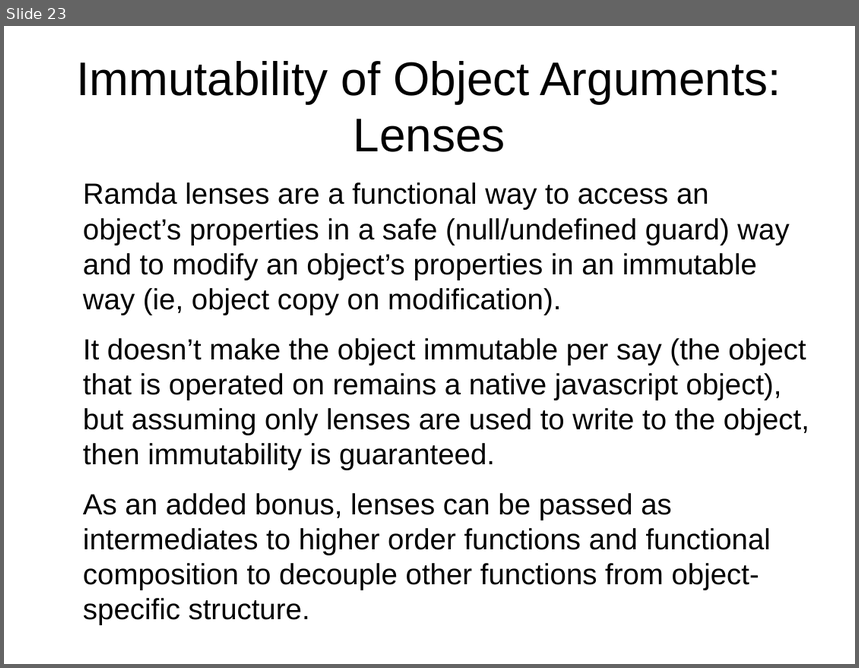
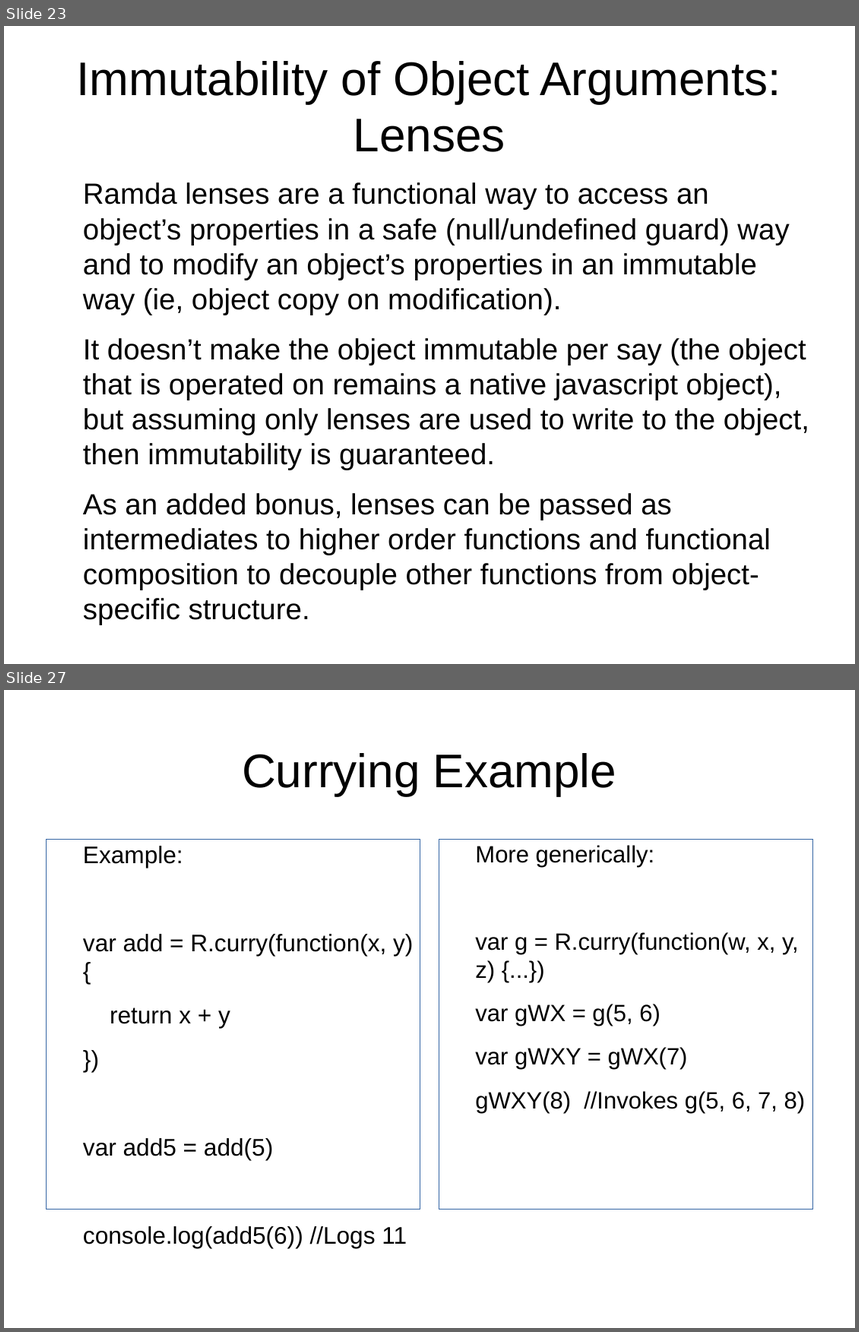
Before and after one commit to Magnitus-/FunctionalJsPresentation, a slide deck: Slides.odp. Shown one above the other, each under a label of ours: slide 23 before the commit, slides 23 and 27 after it; the slides between them are not shown. The pictures are 859x668 and 859x1332 pixels, drawn with LibreOffice and Linux fonts; fonts in the diff are those of the drawing. Boxes give left, top, right and bottom in pixels: in the first picture for what was removed or moved away, otherwise in the second. Text is boxed around its words. In the diff, an @@ line names an element or a change of style, - is before the commit and + after.

```diff
--- a/Slides.odp
+++ b/Slides.odp
@@ slide 27 added at (4,690,855,1328), background #FFFFFF @@
@@ title added at (242,753,617,796), 44 pt, text #000000 @@
+Currying Example
@@ text added at (47,839,420,1209), outline #3465A4 0 pt, 22.4 pt, text #000000 @@
+Example:
+var add = R.curry(function(x, y) {
+return x + y
+})
+var add5 = add(5)
+console.log(add5(6)) //Logs 11
@@ text added at (439,839,813,1209), outline #3465A4 0 pt, 22 pt, text #000000 @@
+More generically:
+var g = R.curry(function(w, x, y, z) {...})
+var gWX = g(5, 6)
+var gWXY = gWX(7)
+gWXY(8) //Invokes g(5, 6, 7, 8)
```
Also in this commit, not shown: 6 slides changed, 13 other slides added, 1 slide removed.
